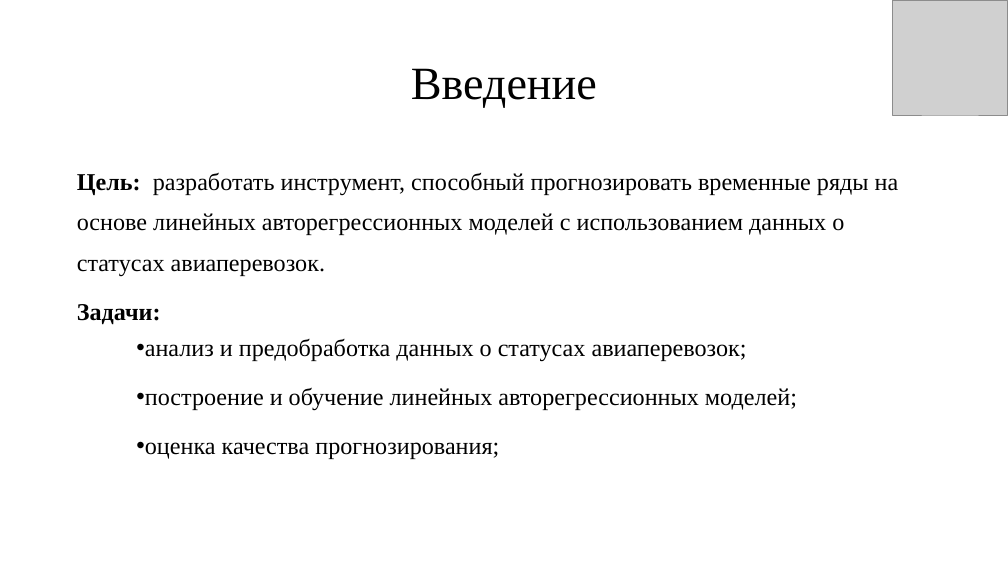
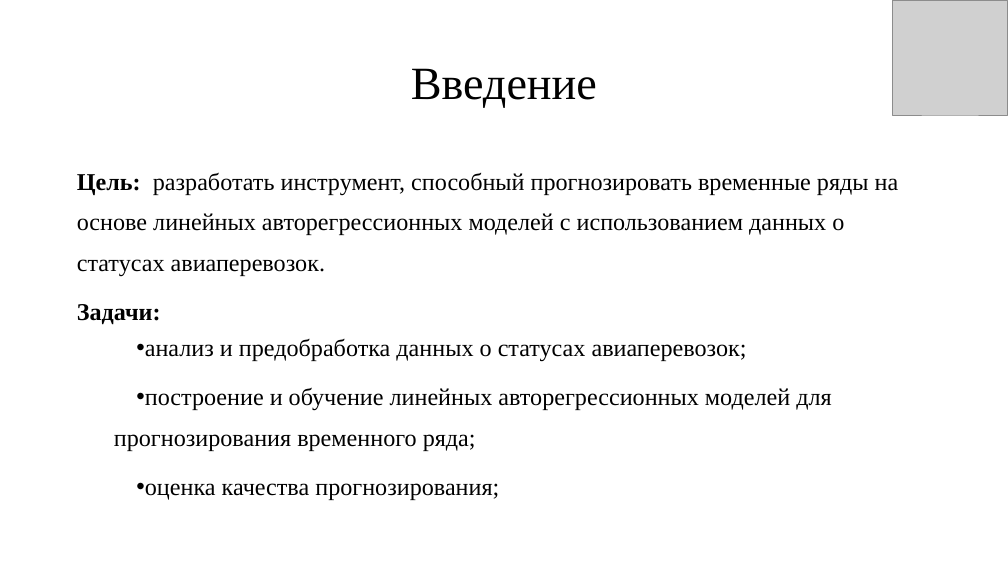
Before and after one commit to Kirill010/RTU-MIREA, a slide deck: slide 2 of 2 курс/4 семестр/Языки программирования для статистической обработки данных R/Курсовая работа_КимКС.pptx. Drawn at 1008x567 pixels with LibreOffice and Linux fonts; fonts in the diff are those of the drawing; grey boxes stand for pictures. Boxes give left, top, right and bottom in pixels: in the first picture for what was removed or moved away, otherwise in the second. Text is boxed around its words. In the diff, an @@ line names an element or a change of style, - is before the commit and + after.

```diff
--- a/2 курс/4 семестр/Языки программирования для статистической обработки данных R/Курсовая работа_КимКС.pptx
+++ b/2 курс/4 семестр/Языки программирования для статистической обработки данных R/Курсовая работа_КимКС.pptx
@@ text at (x1=114, y1=387, x2=831, y2=451): text changed @@
-• построение и обучение линейных авторегрессионных моделей;
+• построение и обучение линейных авторегрессионных моделей для прогнозирования временного ряда;
```
Also in this commit, not shown: 1 other slide changed, 2 other files.
